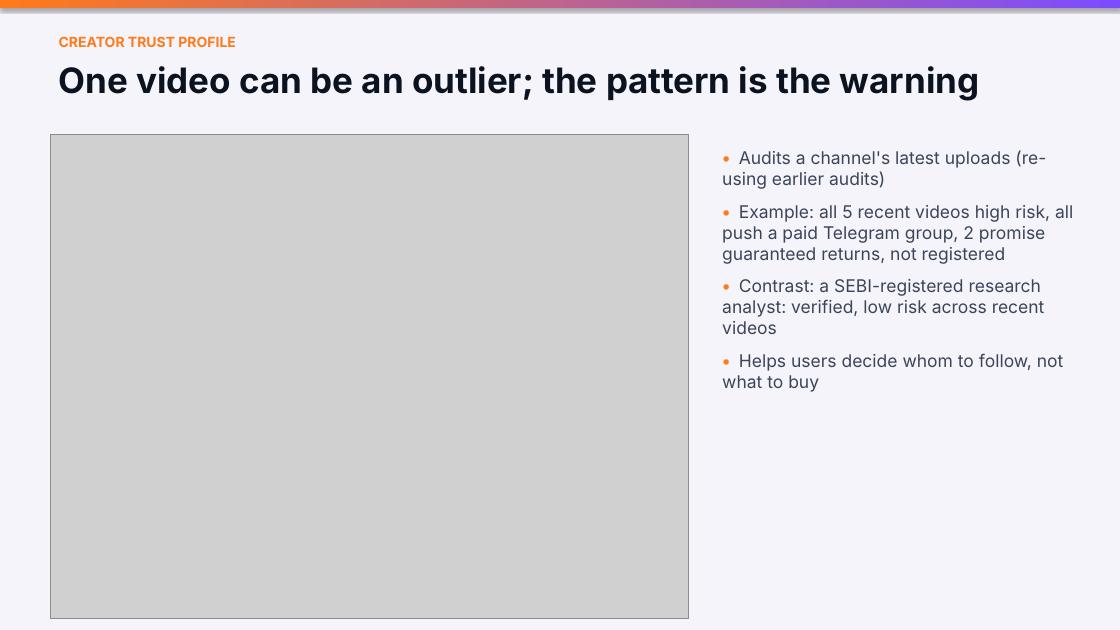
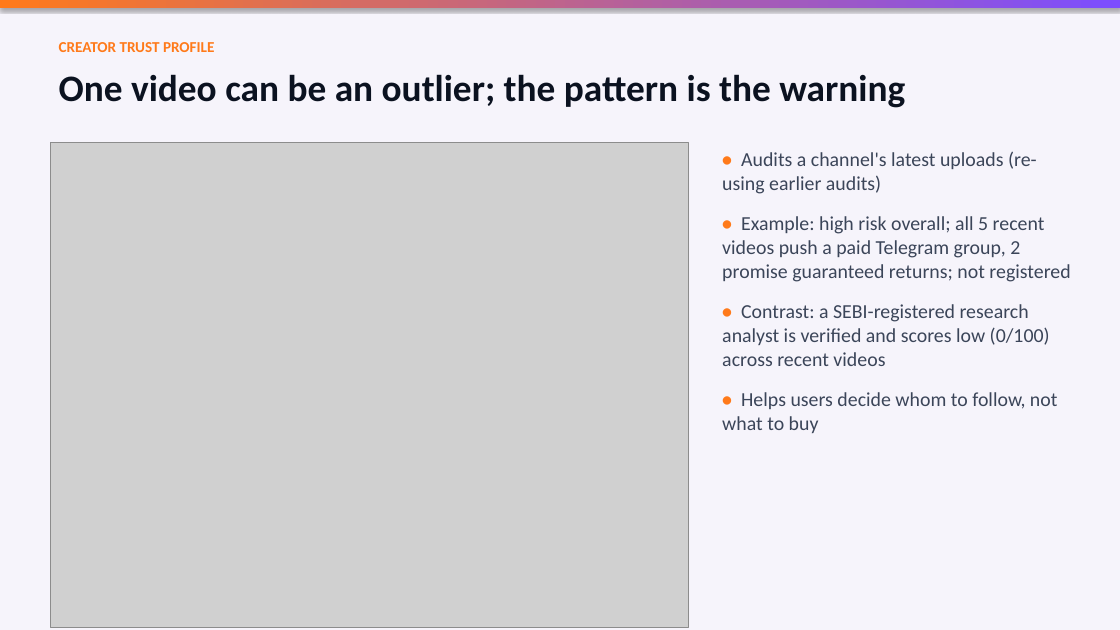
Before and after one commit to RudraPandit0504/nirikshak, a slide deck: slide 10 of presentation/Nirikshak.pptx. Drawn at 1120x630 pixels with LibreOffice and Linux fonts; fonts in the diff are those of the drawing; grey boxes stand for pictures. Boxes give left, top, right and bottom in pixels: in the first picture for what was removed or moved away, otherwise in the second. Text is boxed around its words. In the diff, an @@ line names an element or a change of style, - is before the commit and + after.

Commit message:
Deck: Calibri, fuller layouts, fresh screenshots and calibrated numbers

```diff
--- a/presentation/Nirikshak.pptx
+++ b/presentation/Nirikshak.pptx
@@ text "CREATOR TRUST PROFILE" at (x1=59, y1=42, x2=214, y2=52): size 12 to 13 pt, font Inter to Calibri @@
@@ text "One video can be an ..." at (x1=59, y1=74, x2=905, y2=108): size 30 to 32 pt, font Inter to Calibri @@
@@ picture moved from (x1=50, y1=134, x2=689, y2=619) to (x1=50, y1=143, x2=689, y2=628) @@
@@ text at (x1=722, y1=151, x2=1058, y2=433): size 15 to 17 pt, font Inter to Calibri in "• Audits a channel's latest uploads (re-using ...", "• Helps users decide whom to follow, ..."; more space between paragraphs @@
@@ text at (x1=722, y1=216, x2=1070, y2=366): text changed; size 15 to 17 pt; font Inter to Calibri @@
-• Example: all 5 recent videos high risk, all push a paid Telegram group, 2 promise guaranteed returns, not registered
-• Contrast: a SEBI-registered research analyst: verified, low risk across recent videos
+• Example: high risk overall; all 5 recent videos push a paid Telegram group, 2 promise guaranteed returns; not registered
+• Contrast: a SEBI-registered research analyst is verified and scores low (0/100) across recent videos
```
Also in this commit, not shown: 13 other slides changed, 1 other file.
